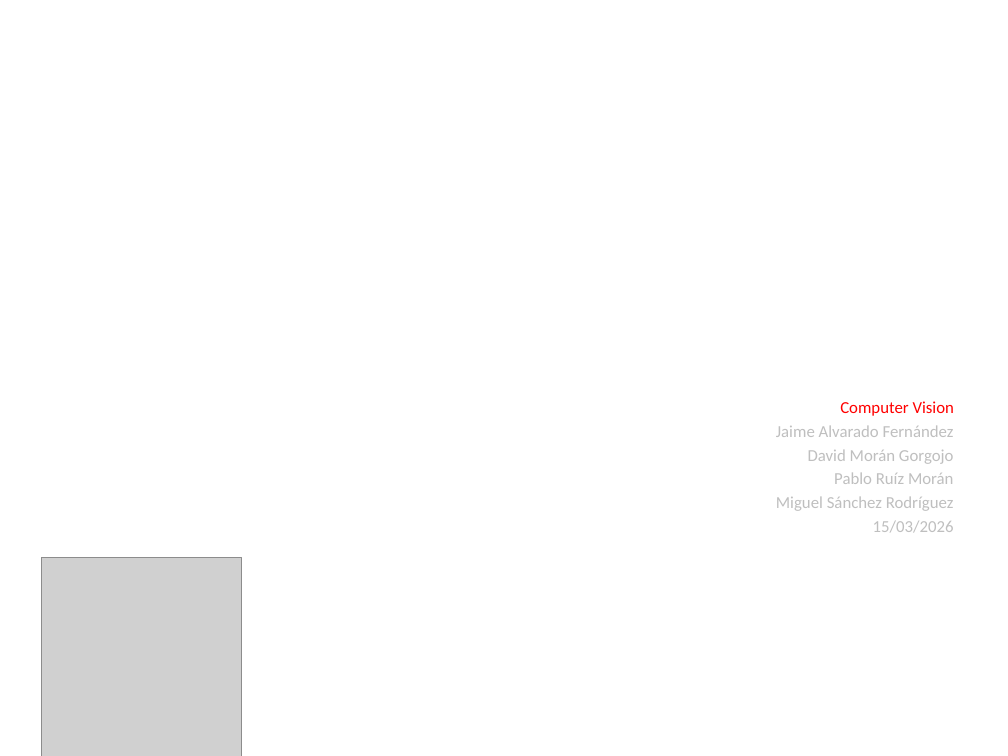
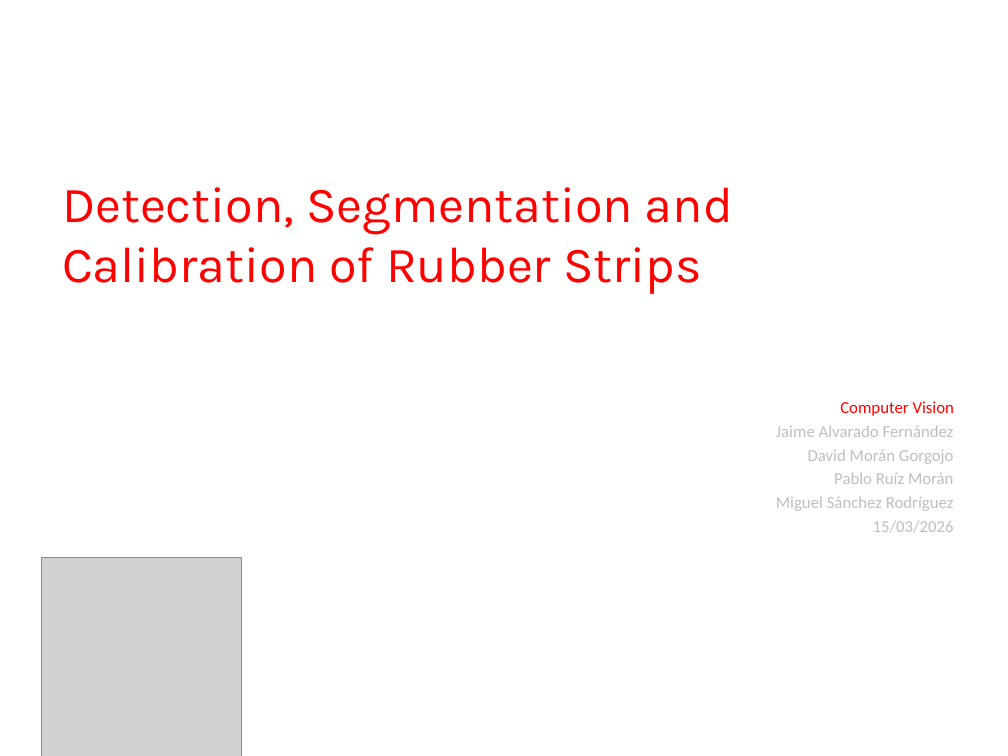
Before and after one commit to blooraayy/VA_RetoMichelin, a slide deck: slide 1 of docs/GIDIA_VA_Course_Project_Presentations.pptx. Drawn at 1008x756 pixels with LibreOffice and Linux fonts; fonts in the diff are those of the drawing; grey boxes stand for pictures; background and template pictures are left out. Boxes give left, top, right and bottom in pixels: in the first picture for what was removed or moved away, otherwise in the second. Text is boxed around its words. In the diff, an @@ line names an element or a change of style, - is before the commit and + after.

```diff
--- a/docs/GIDIA_VA_Course_Project_Presentations.pptx
+++ b/docs/GIDIA_VA_Course_Project_Presentations.pptx
@@ title added at (62, 187, 733, 294), 36 pt, text #FF0000 @@
+Detection, Segmentation and Calibration of Rubber Strips
```
Also in this commit, not shown: 14 other slides changed, 2 slides added.
